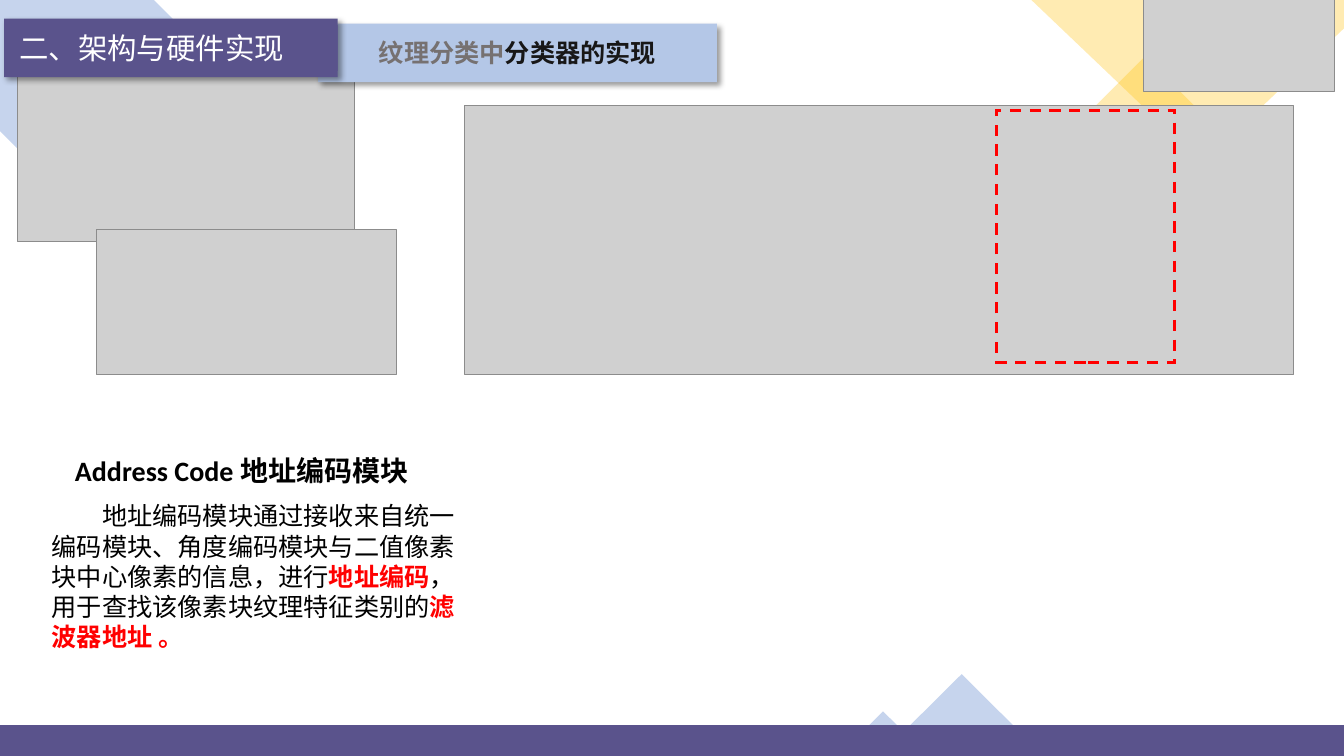
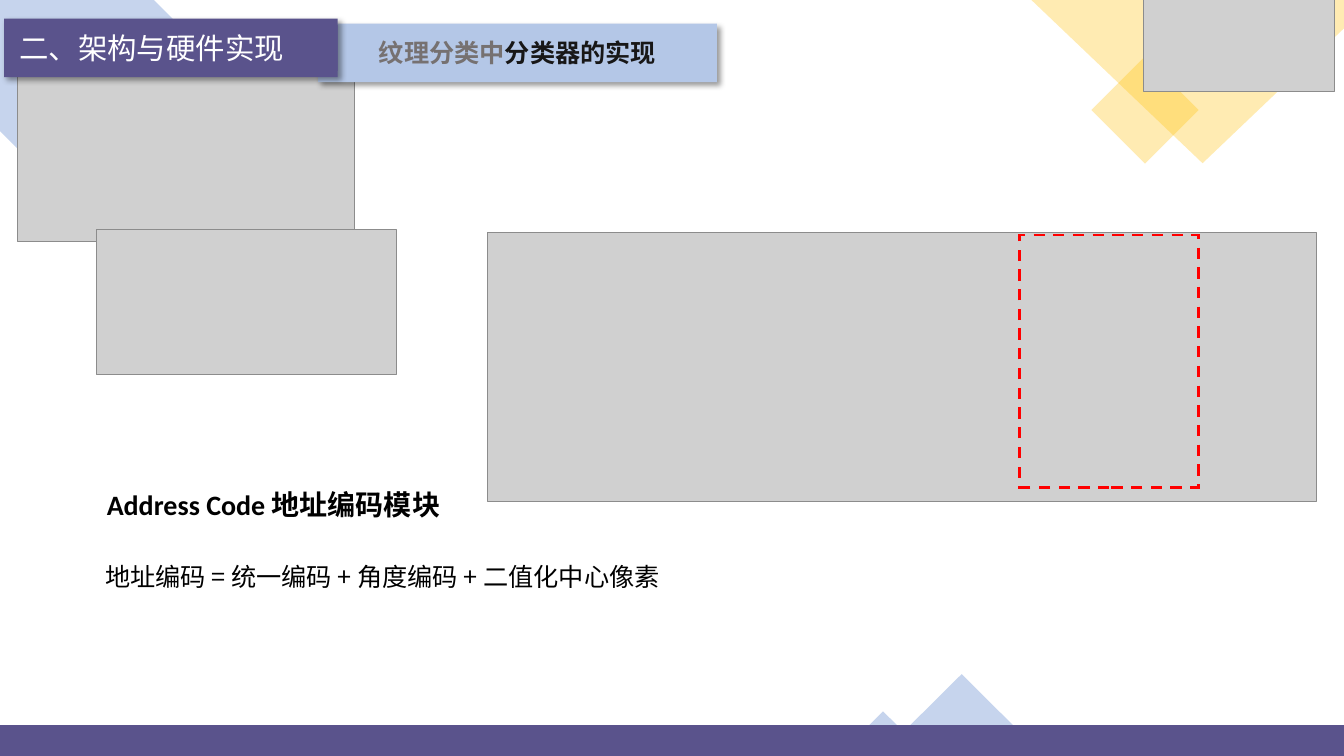
Before and after one commit to jjyy-Huang/LoG-UTE-RAISR-Doc, a slide deck: slide 19 of presentation/PPT.pptx. Drawn at 1344x756 pixels with LibreOffice and Linux fonts; fonts in the diff are those of the drawing; grey boxes stand for pictures; background and template pictures are left out. Boxes give left, top, right and bottom in pixels: in the first picture for what was removed or moved away, otherwise in the second. Text is boxed around its words. In the diff, an @@ line names an element or a change of style, - is before the commit and + after.

```diff
--- a/presentation/PPT.pptx
+++ b/presentation/PPT.pptx
@@ picture moved from (x1=465, y1=106, x2=1294, y2=375) to (x1=488, y1=233, x2=1317, y2=502) @@
@@ rectangle moved from (x1=996, y1=110, x2=1175, y2=362) to (x1=1020, y1=235, x2=1199, y2=487) @@
@@ text "Address Code 地址编码模块" moved from (x1=75, y1=457, x2=408, y2=484) to (x1=107, y1=491, x2=440, y2=518) @@
@@ text at (x1=105, y1=564, x2=659, y2=588): text changed @@
-地址编码模块通过接收来自统一编码模块、角度编码模块与二值像素块中心像素的信息，进行地址编码，用于查找该像素块纹理特征类别的滤波器地址 。
+地址编码 = 统一编码 + 角度编码 + 二值化中心像素
```
Also in this commit, not shown: 20 other slides changed, 5 slides added, 58 other files.
